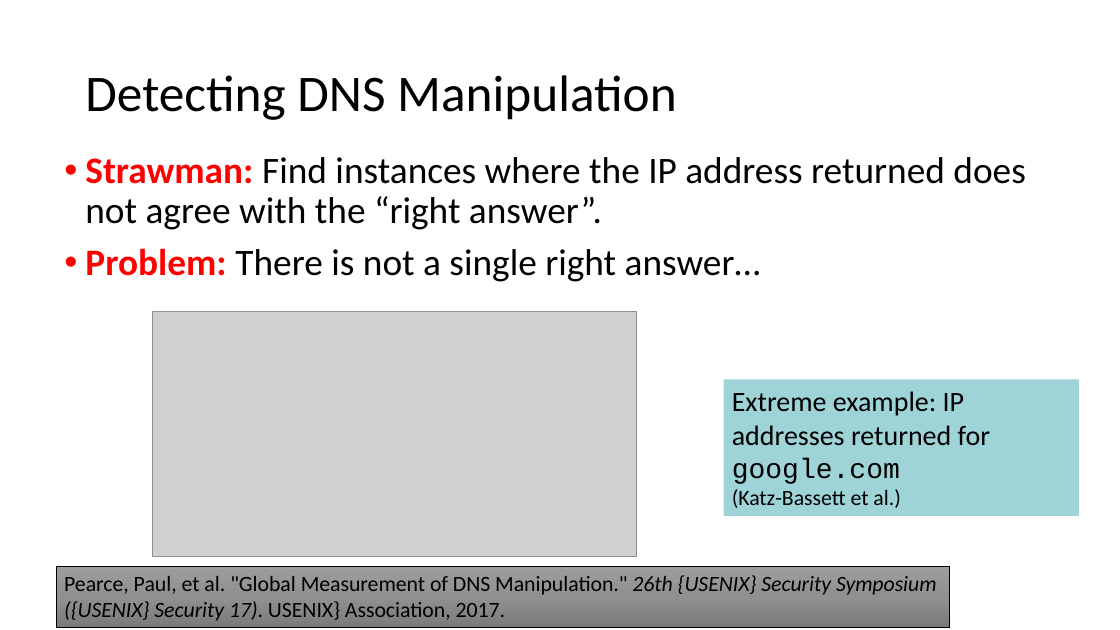
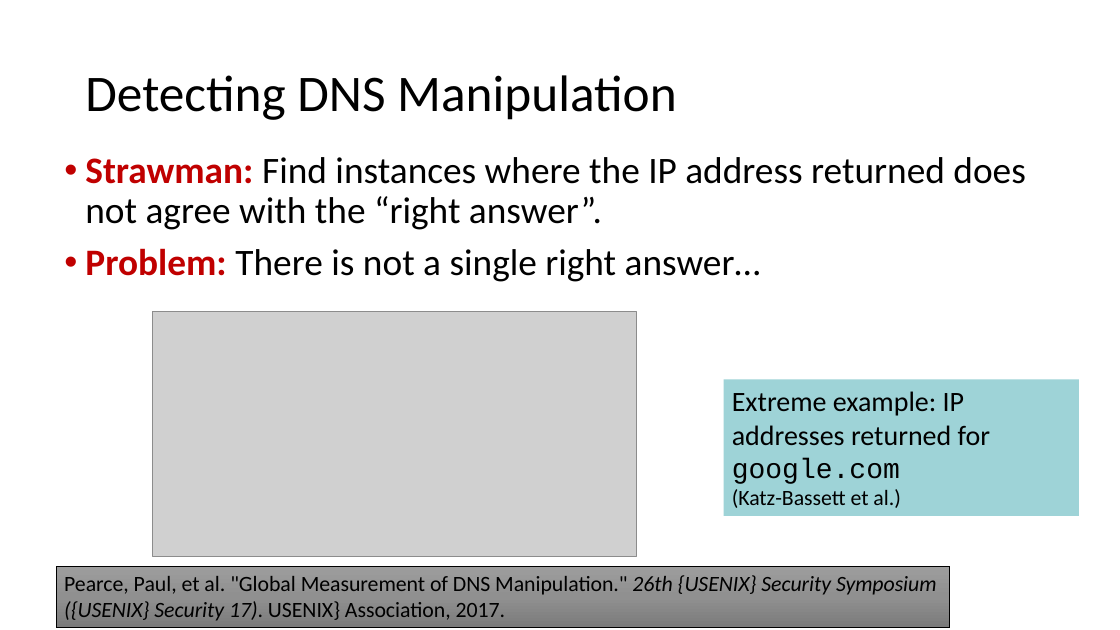
Before and after one commit to noise-lab/censorship-course, a slide deck: slide 11 of lectures/4-Measurement.pptx (slide 7 before the commit). Drawn at 1120x630 pixels with LibreOffice and Linux fonts; fonts in the diff are those of the drawing; grey boxes stand for pictures. Boxes give left, top, right and bottom in pixels: in the first picture for what was removed or moved away, otherwise in the second. Text is boxed around its words. In the diff, an @@ line names an element or a change of style, - is before the commit and + after.

```diff
--- a/lectures/4-Measurement.pptx
+++ b/lectures/4-Measurement.pptx
@@ text "Strawman: Find instances where the ..." at (85, 157, 1025, 282): text colour #FF0000 to #C00000 in "Strawman:", "Problem:" @@
```
Also in this commit, not shown: 5 other slides changed, 9 slides added, 4 slides removed, 2 other files.
